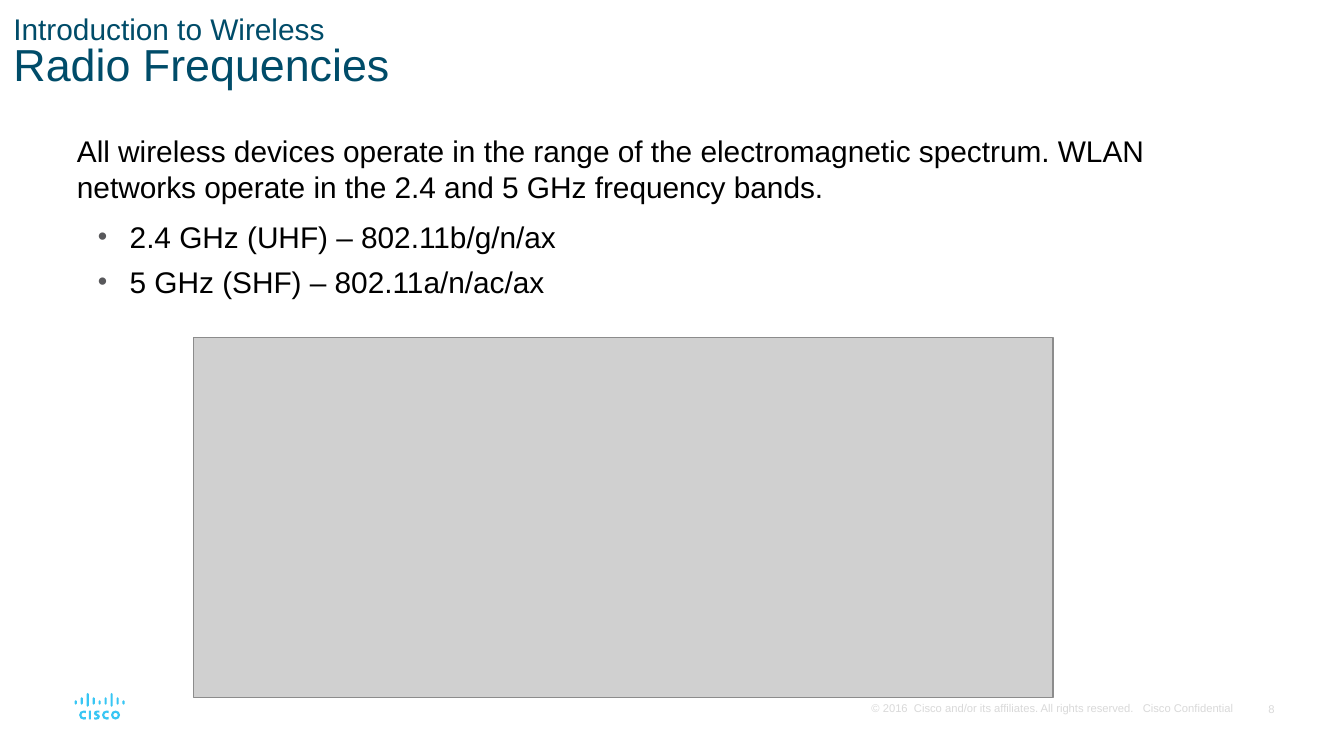
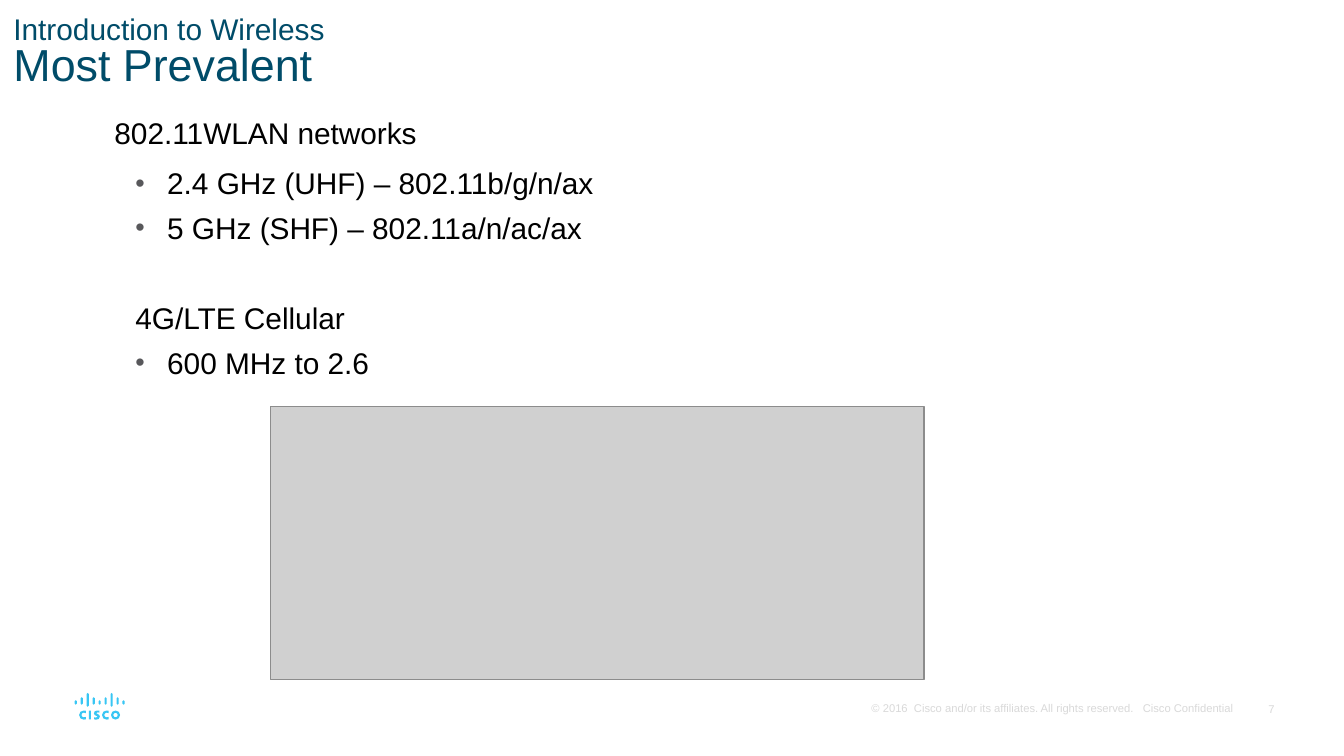
Before and after one commit to ECUbakers/PKH-2154, a slide deck: slide 7 of module5/SRWE_Module_12_talking points.pptx (slide 8 before the commit). Drawn at 1344x756 pixels with LibreOffice and Linux fonts; fonts in the diff are those of the drawing; grey boxes stand for pictures. Boxes give left, top, right and bottom in pixels: in the first picture for what was removed or moved away, otherwise in the second. Text is boxed around its words. In the diff, an @@ line names an element or a change of style, - is before the commit and + after.

```diff
--- a/module5/SRWE_Module_12_talking points.pptx
+++ b/module5/SRWE_Module_12_talking points.pptx
@@ title at bbox=[13, 18, 324, 82]: text changed @@
-Introduction to Wireless
-Radio Frequencies
+Introduction to Wireless
+Most Prevalent
@@ text "802.11WLAN networks": place and size @@
-text "802.11WLAN networks" at bbox=[77, 140, 1144, 299]
+text "802.11WLAN networks" at bbox=[114, 122, 594, 375]
@@ text at bbox=[114, 122, 417, 145]: text changed @@
-  All wireless devices operate in the range of the electromagnetic spectrum. WLAN networks operate in the 2.4 and 5 GHz frequency bands.
+  802.11WLAN networks
@@ text at bbox=[135, 307, 369, 375]: paragraphs added @@
+  4G/LTE Cellular
+  • 600 MHz to 2.6
@@ picture: place and size @@
-picture at bbox=[194, 337, 1054, 698]
+picture at bbox=[270, 406, 923, 680]
```
Also in this commit, not shown: 5 other slides changed, 12 slides removed, 1 other file.
